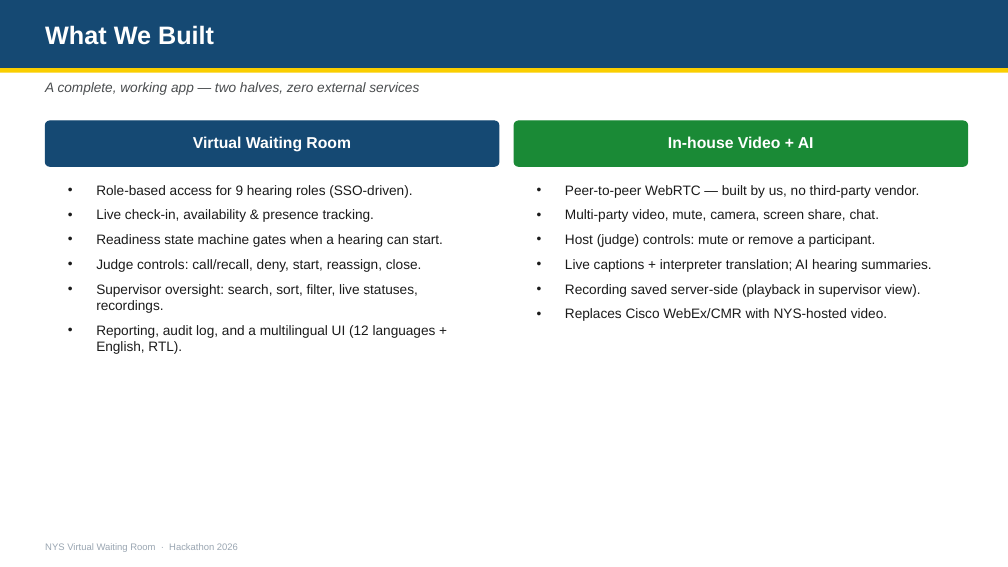
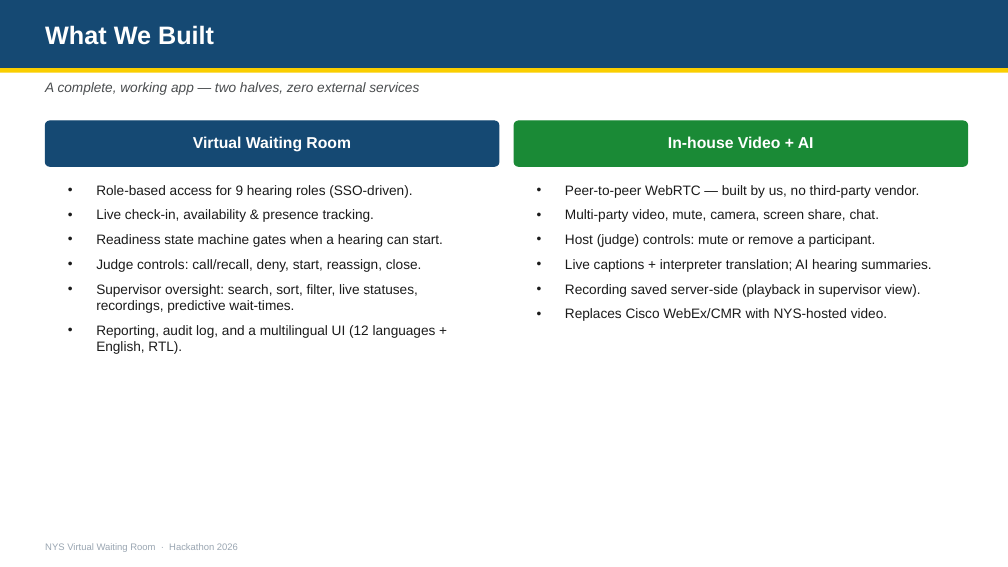
Before and after one commit to senugala46/nys-virtual-waiting-room, a slide deck: slide 3 of VWR-Pitch-Deck.pptx. Drawn at 1008x567 pixels with LibreOffice and Linux fonts; fonts in the diff are those of the drawing. Boxes give left, top, right and bottom in pixels: in the first picture for what was removed or moved away, otherwise in the second. Text is boxed around its words. In the diff, an @@ line names an element or a change of style, - is before the commit and + after.

```diff
--- a/VWR-Pitch-Deck.pptx
+++ b/VWR-Pitch-Deck.pptx
@@ text at bbox=[96, 284, 418, 313]: text changed @@
-• Supervisor oversight: search, sort, filter, live statuses, recordings.
+• Supervisor oversight: search, sort, filter, live statuses, recordings, predictive wait-times.
```
Also in this commit, not shown: 1 other slide changed, 1 other file.
